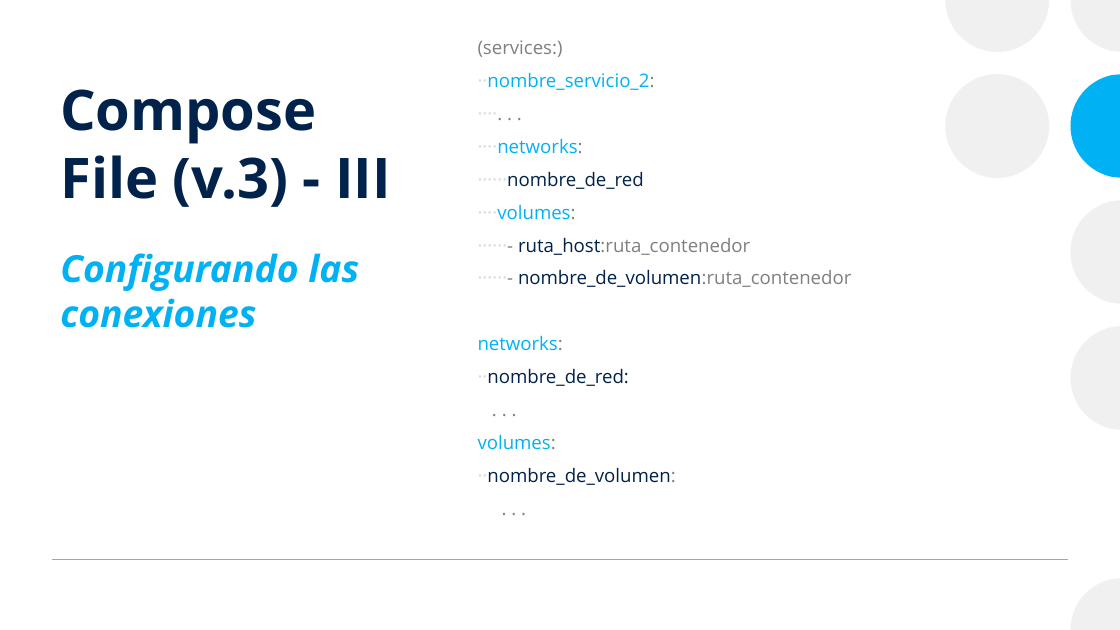
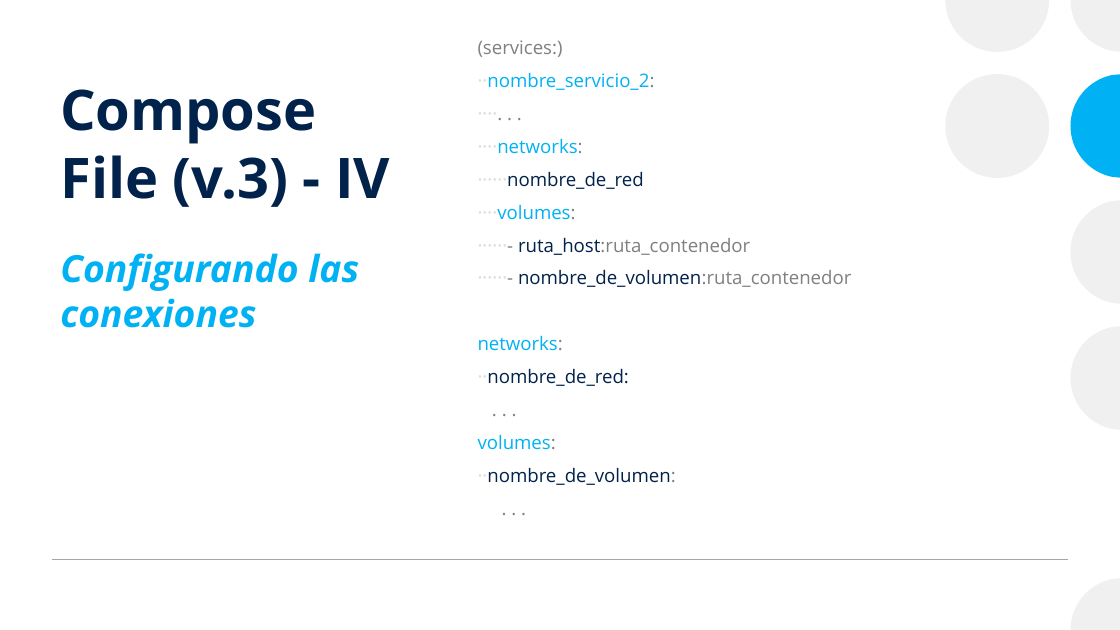
Before and after one commit to josanri/docker-workshop, a slide deck: slide 46 of Introducción a Docker.pptx (slide 45 before the commit). Drawn at 1120x630 pixels with LibreOffice and Linux fonts; fonts in the diff are those of the drawing. Boxes give left, top, right and bottom in pixels: in the first picture for what was removed or moved away, otherwise in the second. Text is boxed around its words. In the diff, an @@ line names an element or a change of style, - is before the commit and + after.

```diff
--- a/Introducción a Docker.pptx
+++ b/Introducción a Docker.pptx
@@ title at <box>60,89,390,207</box>: text changed @@
-Compose
-File (v.3) - III
+Compose
+File (v.3) - IV
```
Also in this commit, not shown: 8 other slides changed, 1 slide added, 1 other file.
